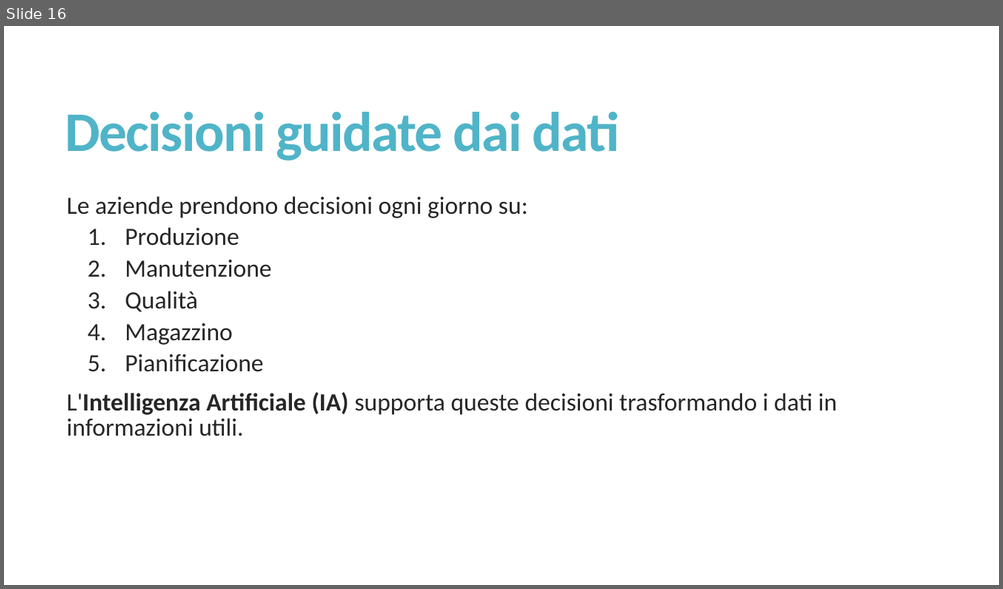
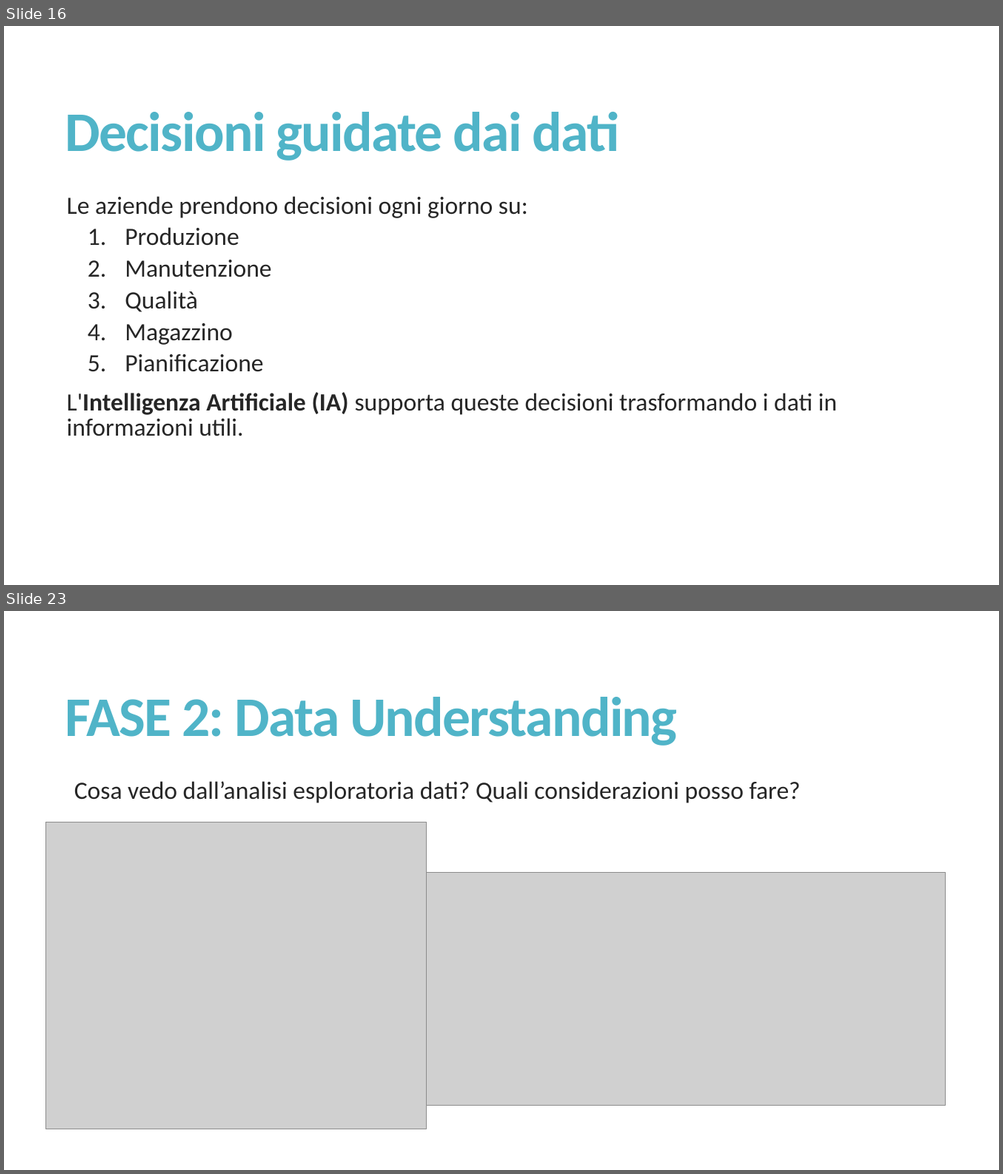
Before and after one commit to misterkilgore/machine_learning_4_pmi, a slide deck: slides/Innovazione con l’IA - Lezione 1.pptx. Shown one above the other, each under a label of ours: slide 16 before the commit, slides 16 and 23 after it; the slides between them are not shown. The pictures are 1003x589 and 1003x1174 pixels, drawn with LibreOffice and Linux fonts; fonts in the diff are those of the drawing; grey boxes stand for pictures. Boxes give left, top, right and bottom in pixels: in the first picture for what was removed or moved away, otherwise in the second. Text is boxed around its words. In the diff, an @@ line names an element or a change of style, - is before the commit and + after.

```diff
--- a/slides/Innovazione con l’IA - Lezione 1.pptx
+++ b/slides/Innovazione con l’IA - Lezione 1.pptx
@@ slide 23 added at box(4, 611, 999, 1170), background #FFFFFF @@
@@ title added at box(65, 697, 677, 746), 54 pt, text #50B4C8, bold @@
+FASE 2: Data Understanding
@@ text added at box(74, 781, 800, 803), 24 pt, text #262626 @@
+  Cosa vedo dall’analisi esploratoria dati? Quali considerazioni posso fare?
@@ picture added at box(45, 822, 426, 1130) @@
@@ picture added at box(427, 873, 945, 1106) @@
```
Also in this commit, not shown: 3 slides changed, 8 other slides added, 1 other file.
